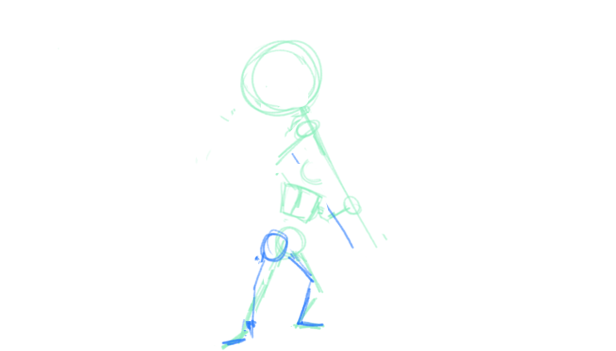
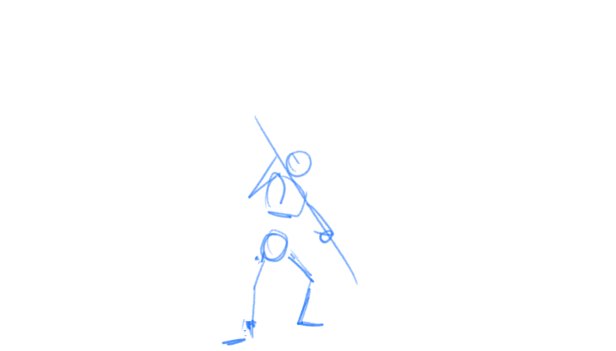
Before/after of a 616x351 layered artwork. What changed in the layer stack:
painted on "Paint Layer 1" over [57, 47, 256, 320]
